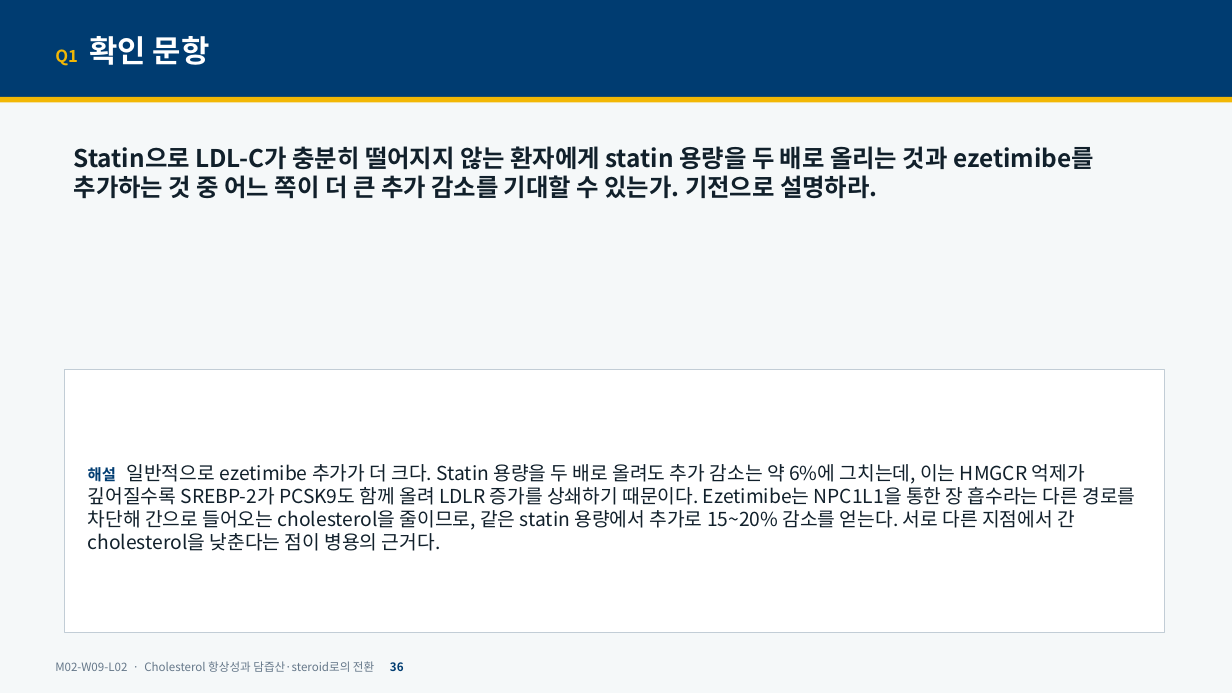
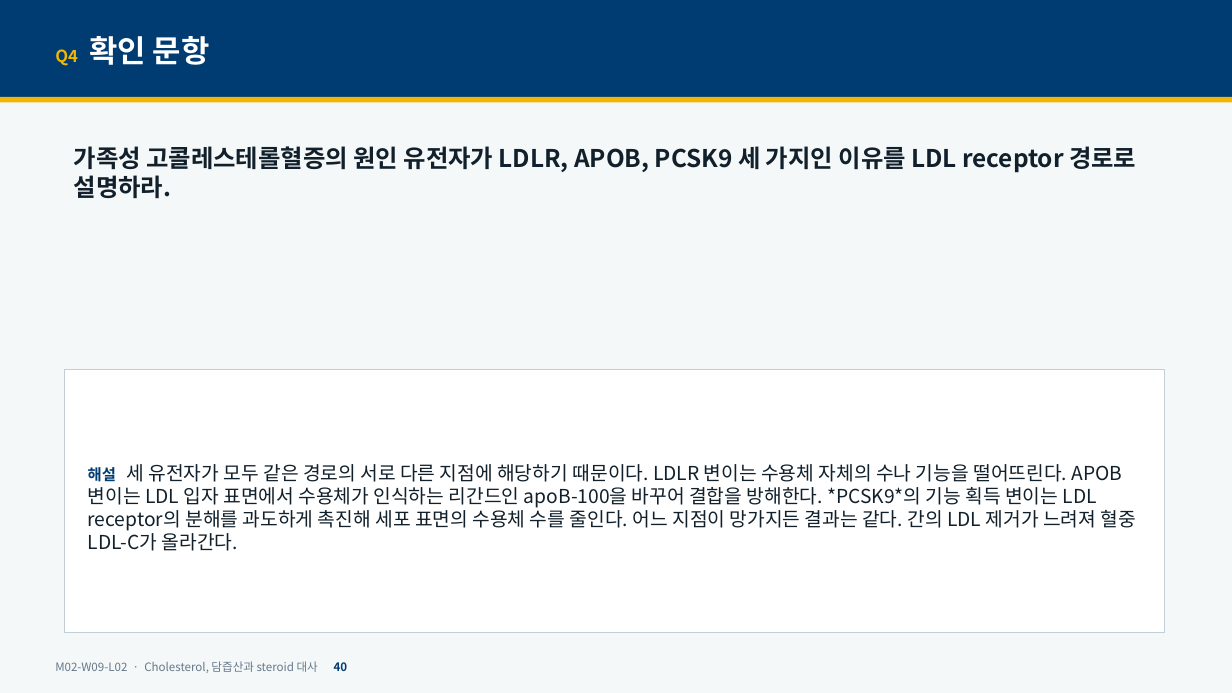
Before and after one commit to hoperiasd2/hoperiasd2.github.io, a slide deck: slide 40 of curriculum/M02/W09/L02/slides.pptx (slide 36 before the commit). Drawn at 1232x693 pixels with LibreOffice and Linux fonts; fonts in the diff are those of the drawing. Boxes give left, top, right and bottom in pixels: in the first picture for what was removed or moved away, otherwise in the second. Text is boxed around its words. In the diff, an @@ line names an element or a change of style, - is before the commit and + after.

```diff
--- a/curriculum/M02/W09/L02/slides.pptx
+++ b/curriculum/M02/W09/L02/slides.pptx
@@ text at (55, 36, 210, 66): text changed @@
-Q1 확인 문항
+Q4 확인 문항
@@ text at (74, 146, 1136, 199): text changed @@
-Statin으로 LDL-C가 충분히 떨어지지 않는 환자에게 statin 용량을 두 배로 올리는 것과 ezetimibe를 추가하는 것 중 어느 쪽이 더 큰 추가 감소를 기대할 수 있는가. 기전으로 설명하라.
+가족성 고콜레스테롤혈증의 원인 유전자가 LDLR, APOB, PCSK9 세 가지인 이유를 LDL receptor 경로로 설명하라.
@@ text in rectangle at (88, 464, 1136, 551): text changed @@
-해설 일반적으로 ezetimibe 추가가 더 크다. Statin 용량을 두 배로 올려도 추가 감소는 약 6%에 그치는데, 이는 HMGCR 억제가 깊어질수록 SREBP-2가 PCSK9도 함께 올려 LDLR 증가를 상쇄하기 때문이다. Ezetimibe는 NPC1L1을 통한 장 흡수라는 다른 경로를 차단해 간으로 들어오는 cholesterol을 줄이므로, 같은 statin 용량에서 추가로 15~20% 감소를 얻는다. 서로 다른 지점에서 간 cholesterol을 낮춘다는 점이 병용의 근거다.
+해설 세 유전자가 모두 같은 경로의 서로 다른 지점에 해당하기 때문이다. LDLR 변이는 수용체 자체의 수나 기능을 떨어뜨린다. APOB 변이는 LDL 입자 표면에서 수용체가 인식하는 리간드인 apoB-100을 바꾸어 결합을 방해한다. *PCSK9*의 기능 획득 변이는 LDL receptor의 분해를 과도하게 촉진해 세포 표면의 수용체 수를 줄인다. 어느 지점이 망가지든 결과는 같다. 간의 LDL 제거가 느려져 혈중 LDL-C가 올라간다.
@@ text at (55, 661, 348, 673): text changed @@
-M02-W09-L02 · Cholesterol 항상성과 담즙산·steroid로의 전환 36
+M02-W09-L02 · Cholesterol, 담즙산과 steroid 대사 40
```
Also in this commit, not shown: 32 other slides changed, 11 slides added, 10 slides removed, 10 other files.
